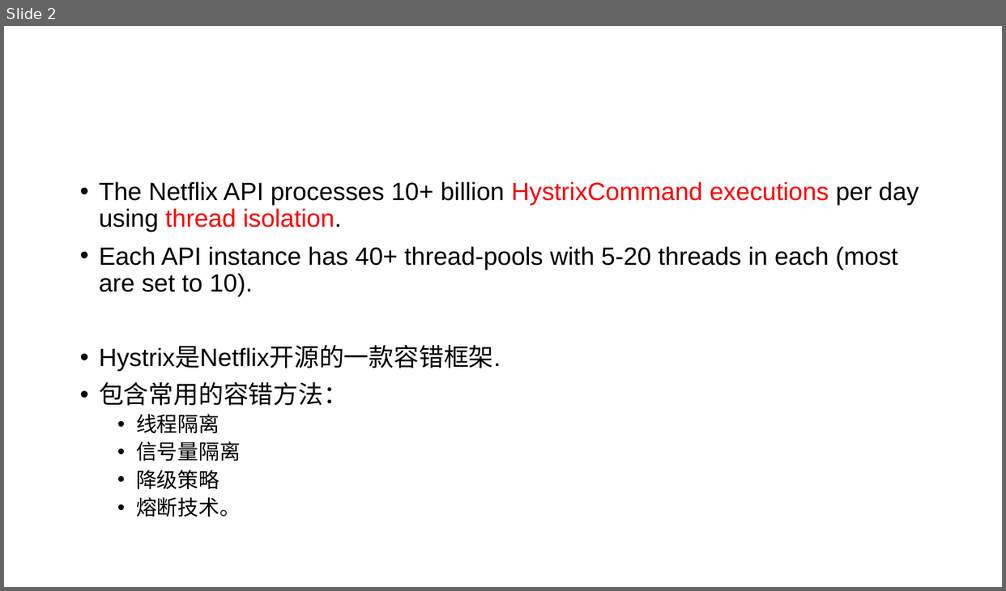
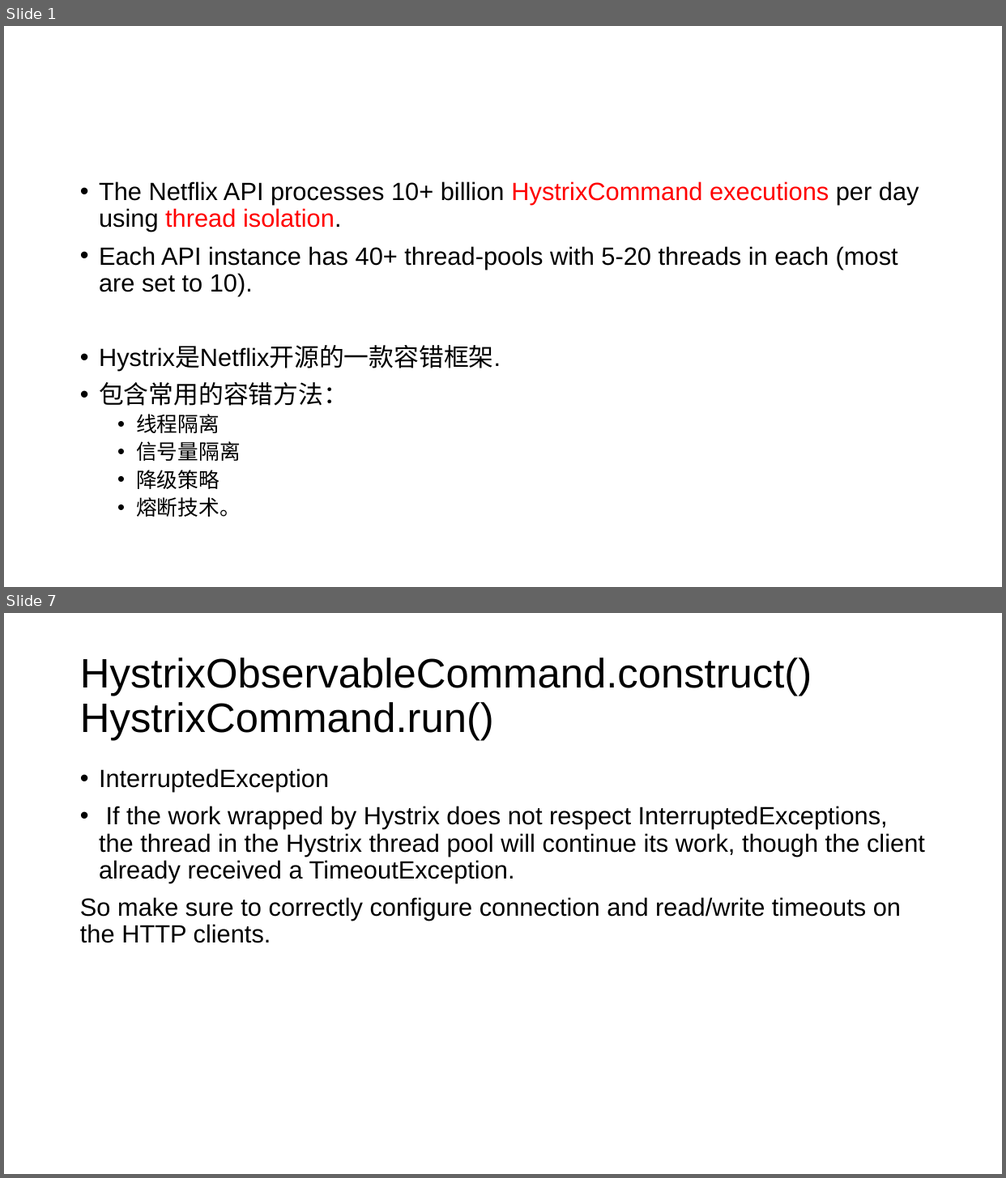
Before and after one commit to zy475459736/progress, a slide deck: springboot/hystrix/hystrix.pptx. Shown one above the other, each under a label of ours: slide 2 before the commit, slides 1 and 7 after it; the slides between them are not shown. The pictures are 1006x591 and 1006x1178 pixels, drawn with LibreOffice and Linux fonts; fonts in the diff are those of the drawing. Boxes give left, top, right and bottom in pixels: in the first picture for what was removed or moved away, otherwise in the second. Text is boxed around its words. In the diff, an @@ line names an element or a change of style, - is before the commit and + after.

Commit message:
hystrix ppt

```diff
--- a/springboot/hystrix/hystrix.pptx
+++ b/springboot/hystrix/hystrix.pptx
@@ slide 7 added at [4, 613, 1002, 1174], background #FFFFFF @@
@@ title added at [80, 658, 812, 741], 39.6 pt, text #000000 @@
+HystrixObservableCommand.construct()
+HystrixCommand.run()
@@ text added at [80, 769, 925, 943], 24 pt, text #000000 @@
+• InterruptedException
+• If the work wrapped by Hystrix does not respect InterruptedExceptions, the thread in the Hystrix thread pool will continue its work, though the client already received a TimeoutException.
+So make sure to correctly configure connection and read/write timeouts on the HTTP clients.
@@ what was slide 2 is now slide 1 @@
```
Also in this commit, not shown: 22 other slides added, 1 slide removed.
